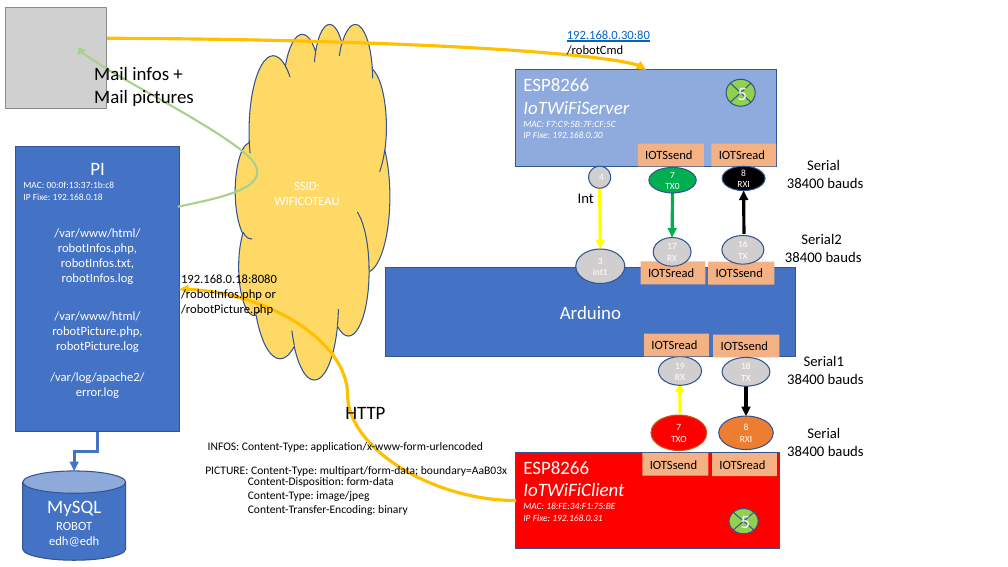
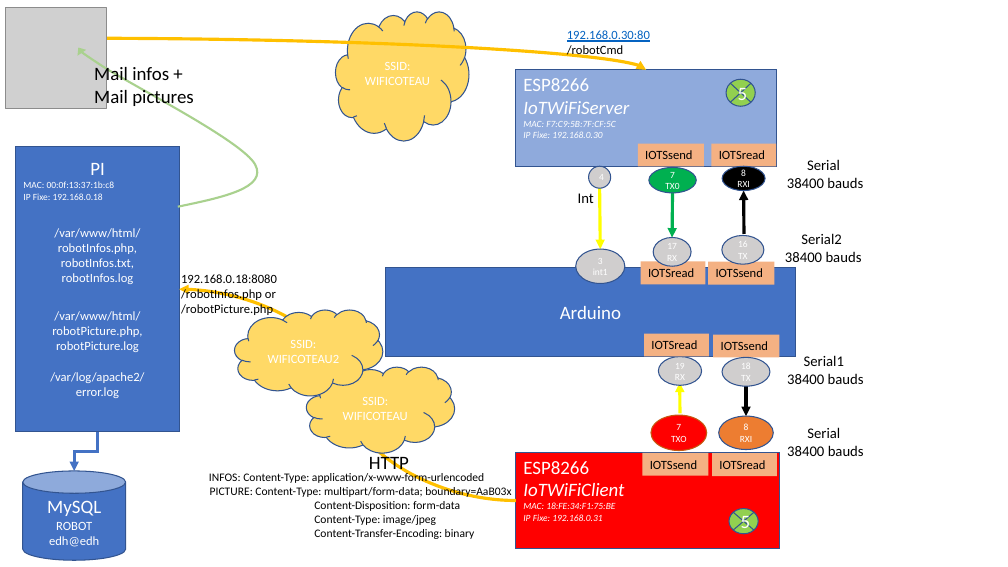
Before and after one commit to RobotEdh/RobotMicroControl, a slide deck: slide 1 of libraries/Diagramm Robot v2.pptx. Drawn at 1008x567 pixels with LibreOffice and Linux fonts; fonts in the diff are those of the drawing; grey boxes stand for pictures. Boxes give left, top, right and bottom in pixels: in the first picture for what was removed or moved away, otherwise in the second. Text is boxed around its words. In the diff, an @@ line names an element or a change of style, - is before the commit and + after.

Commit message:
update SSID PI

```diff
--- a/libraries/Diagramm Robot v2.pptx
+++ b/libraries/Diagramm Robot v2.pptx
@@ cloud "SSID:" resized from (x1=235, y1=23, x2=389, y2=379) to (x1=336, y1=11, x2=469, y2=141) @@
@@ cloud added at (x1=234, y1=310, x2=383, y2=396), fill #FFD966, outline #325491 1 pt, 12 pt, text #FFFFFF @@
+SSID:
+WIFICOTEAU2
@@ cloud added at (x1=306, y1=367, x2=454, y2=453), fill #FFD966, outline #325491 1 pt, 12 pt, text #FFFFFF @@
+SSID:
+WIFICOTEAU
@@ text "HTTP" moved from (x1=345, y1=403, x2=385, y2=424) to (x1=369, y1=454, x2=409, y2=475) @@
@@ text "INFOS: Content-Type: application/x-www-form-urlencoded" moved from (x1=208, y1=441, x2=483, y2=454) to (x1=209, y1=471, x2=484, y2=484) @@
@@ text "PICTURE: Content-Type: multipart/form-data; boundary=AaB03x" moved from (x1=205, y1=464, x2=507, y2=477) to (x1=210, y1=486, x2=511, y2=499) @@
@@ text "Content-Disposition: form-data" moved from (x1=248, y1=477, x2=408, y2=515) to (x1=314, y1=501, x2=475, y2=539) @@
```
